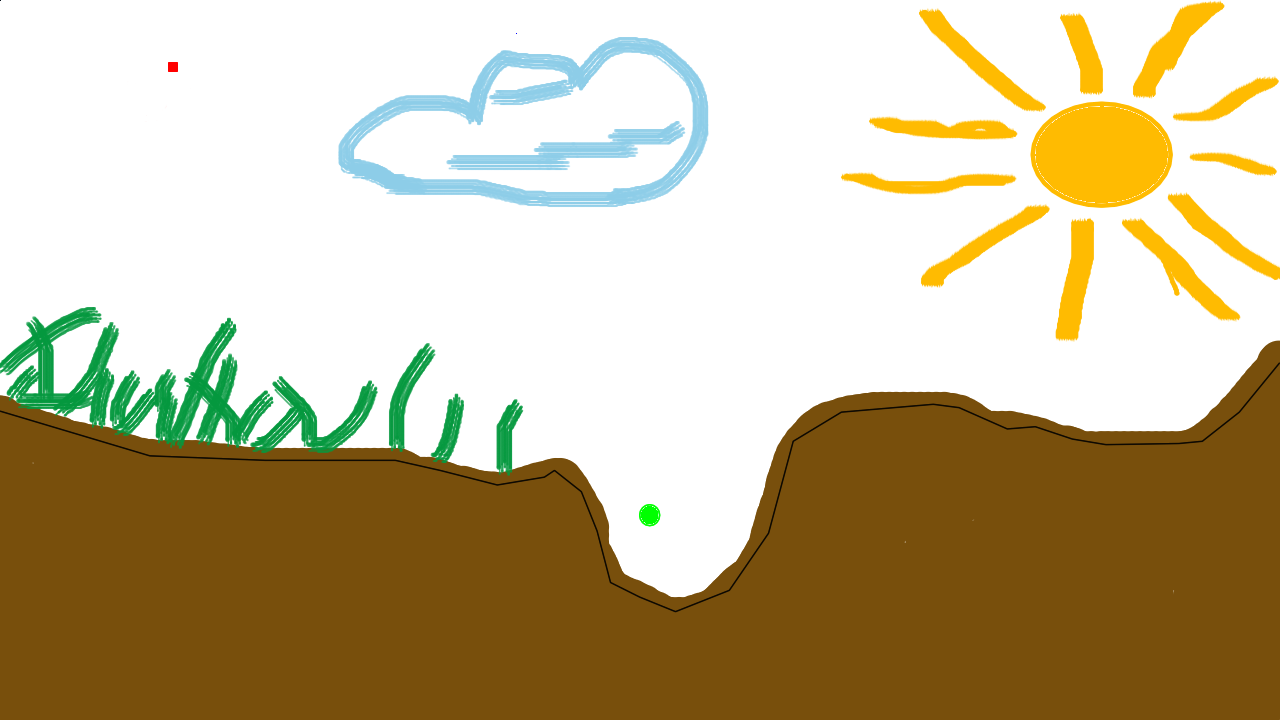
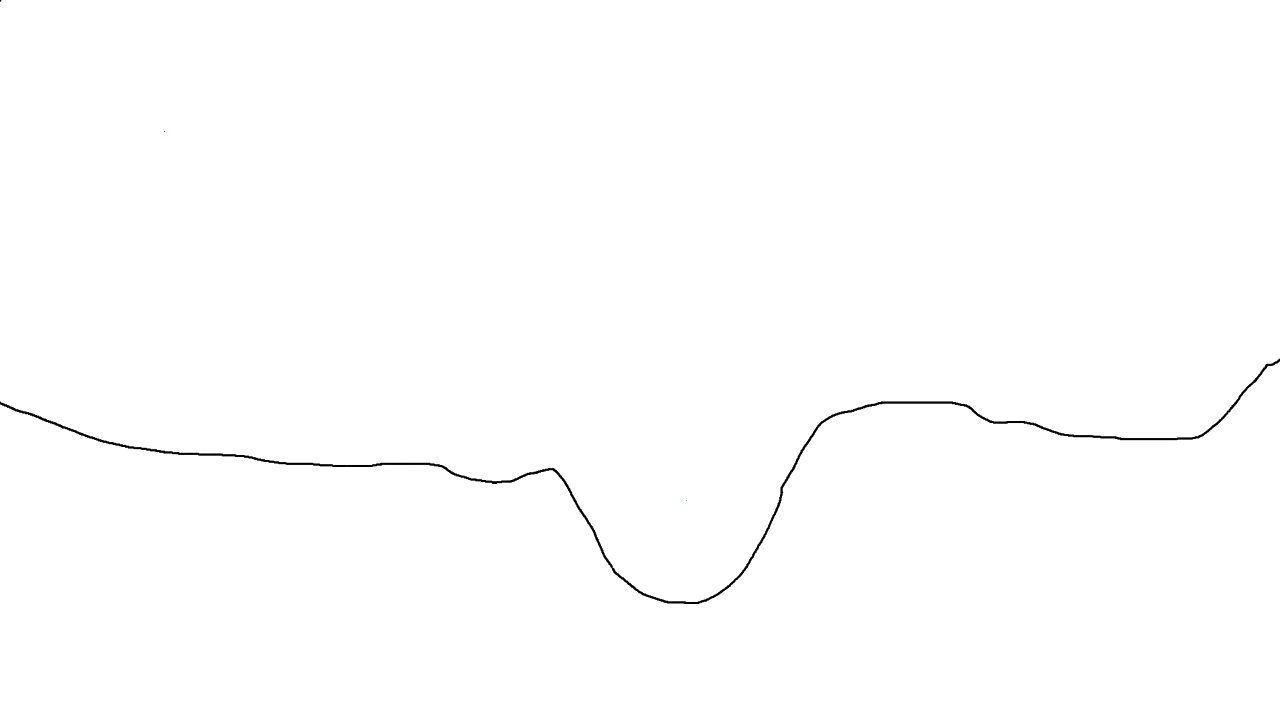
Comparing the layer stacks of the two 1280 x 720 images. Changes:
added layer "control layer" above "Paint Layer 2" over [0, 0, 1280, 640]
hid "Paint Layer 2", painted on it over [0, 0, 1280, 704]
hid "Paint Layer 1" over [0, 320, 1280, 720]
